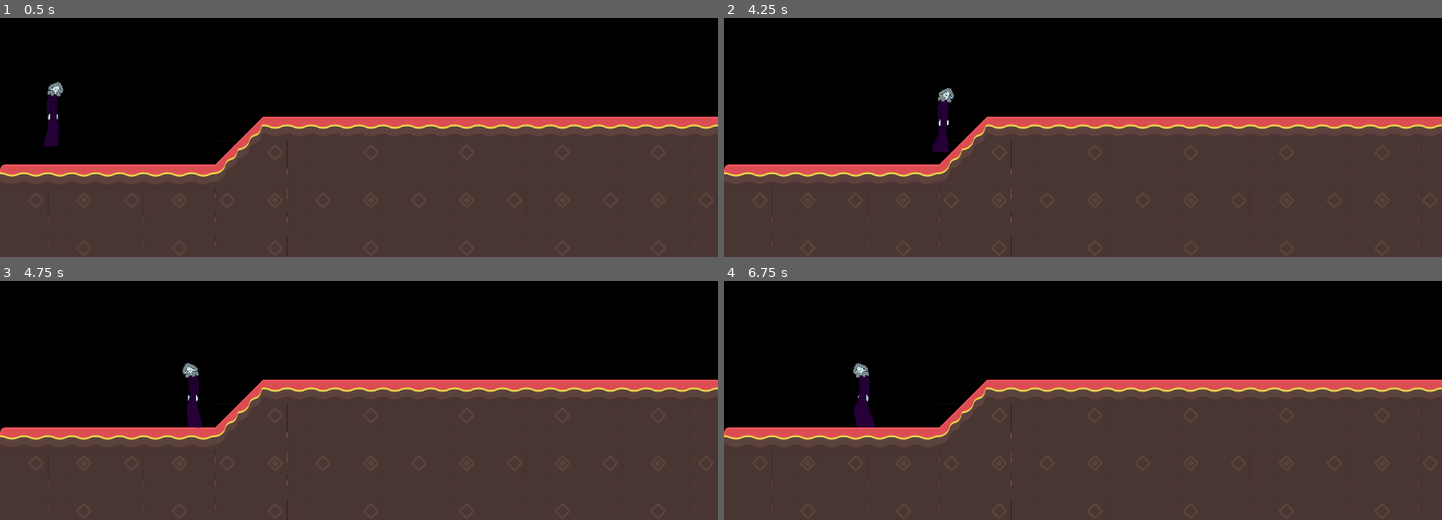
Above: before the commit, frames 1-4 (two rows, left to right).
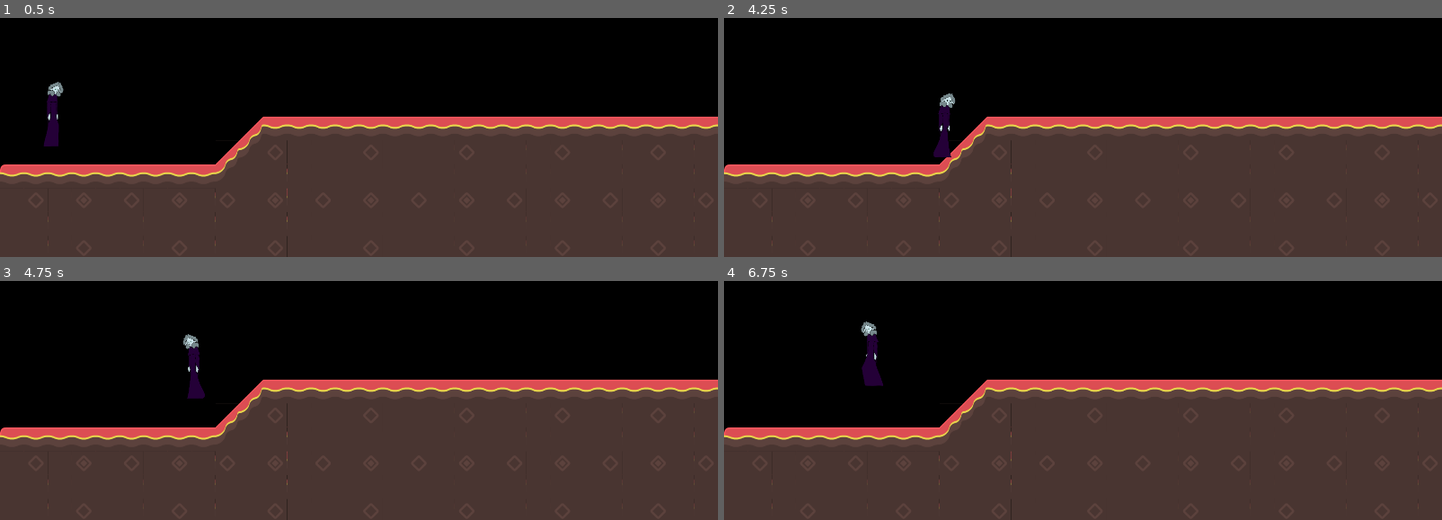
Above: after the commit, the same moments.

Repository: paigeweber13/19
Game: Godot game, scene res://levels/dev.tscn
The game is run twice, just before and just after one commit, with the same random seed, the same clock (stepped at 60 frames per second) and the same inputs. The project has no main scene, so this scene is started directly.
Inputs:
- Up to frame 1 (0.5 s): no input
- Up to frame 2 (4.25 s): tap Enter (ui_accept) at 0.5, 0.77, 1.52, 3.02, 3.77 s; hold Right (ui_right) 0.53-2.03 s; hold Left (ui_left) 2.03-2.78 s; hold Right (ui_right) from 2.78 s (still down)
- Up to frame 3 (4.75 s): release Right (ui_right) at 4.28 s; hold Left (ui_left) from 4.28 s (still down); tap Enter (ui_accept) at 4.52 s
- Up to frame 4 (6.75 s): release Left (ui_left) at 5.03 s; hold Right (ui_right) 5.03-5.78 s; hold Left (ui_left) from 5.78 s (still down); tap Enter (ui_accept) at 6.02 s

Frame 1 is identical in both runs. In frame 2, 0.3% of the frame differs, in the area x 28-33%, y 29-59%; in frame 3, 0.6%; in frame 4, 0.9%, in the area x 17-23%, y 16-62%.

Commit message:
simplified colission shape

Diff:
--- a/player.tscn
+++ b/player.tscn
@@ -22,13 +22,19 @@
 "speed": 8.0
 } ]
 
+[sub_resource type="CapsuleShape2D" id=2]
+radius = 50.4504
+height = 460.827
+
 [node name="player" type="KinematicBody2D"]
 scale = Vector2( 0.3, 0.3 )
 script = ExtResource( 1 )
 
-[node name="CollisionPolygon2D" type="CollisionPolygon2D" parent="."]
-polygon = PoolVector2Array( 81.4053, -295.964, 105.009, -244.964, 110.615, -194.516, 91.9303, -179.569, 91.9303, -145.937, 65.7722, -138.463, 86.325, -0.198669, 91.6993, 274.979, 78.4003, 292.51, -95.6959, 292.51, -110.808, 276.793, -46.334, 70.8019, -63.15, -116.042, -42.5971, -160.884, -53.8078, -226.28, -13.0255, -274.042 )
-
 [node name="AnimatedSprite" type="AnimatedSprite" parent="."]
 frames = SubResource( 1 )
-animation = "idle"
+animation = "walk"
+
+[node name="CollisionShape2D" type="CollisionShape2D" parent="."]
+position = Vector2( 7.60935, 13.6967 )
+rotation = 0.0523599
+shape = SubResource( 2 )
Not shown: 1 places in player.tscn that only renumber resources
